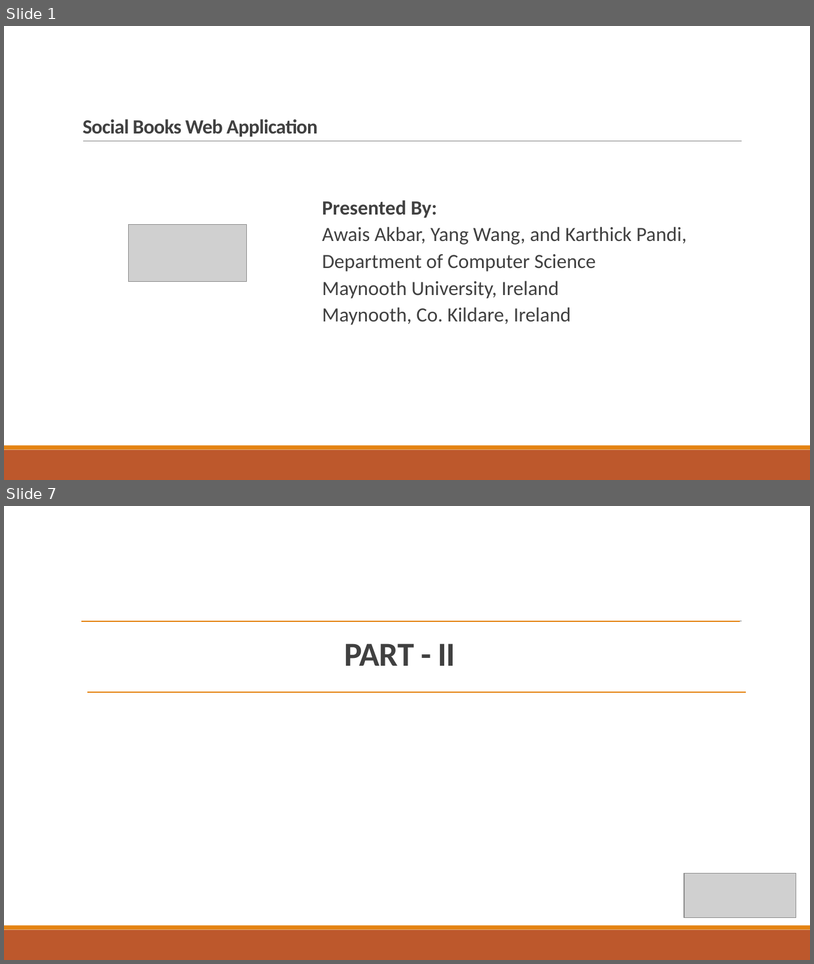
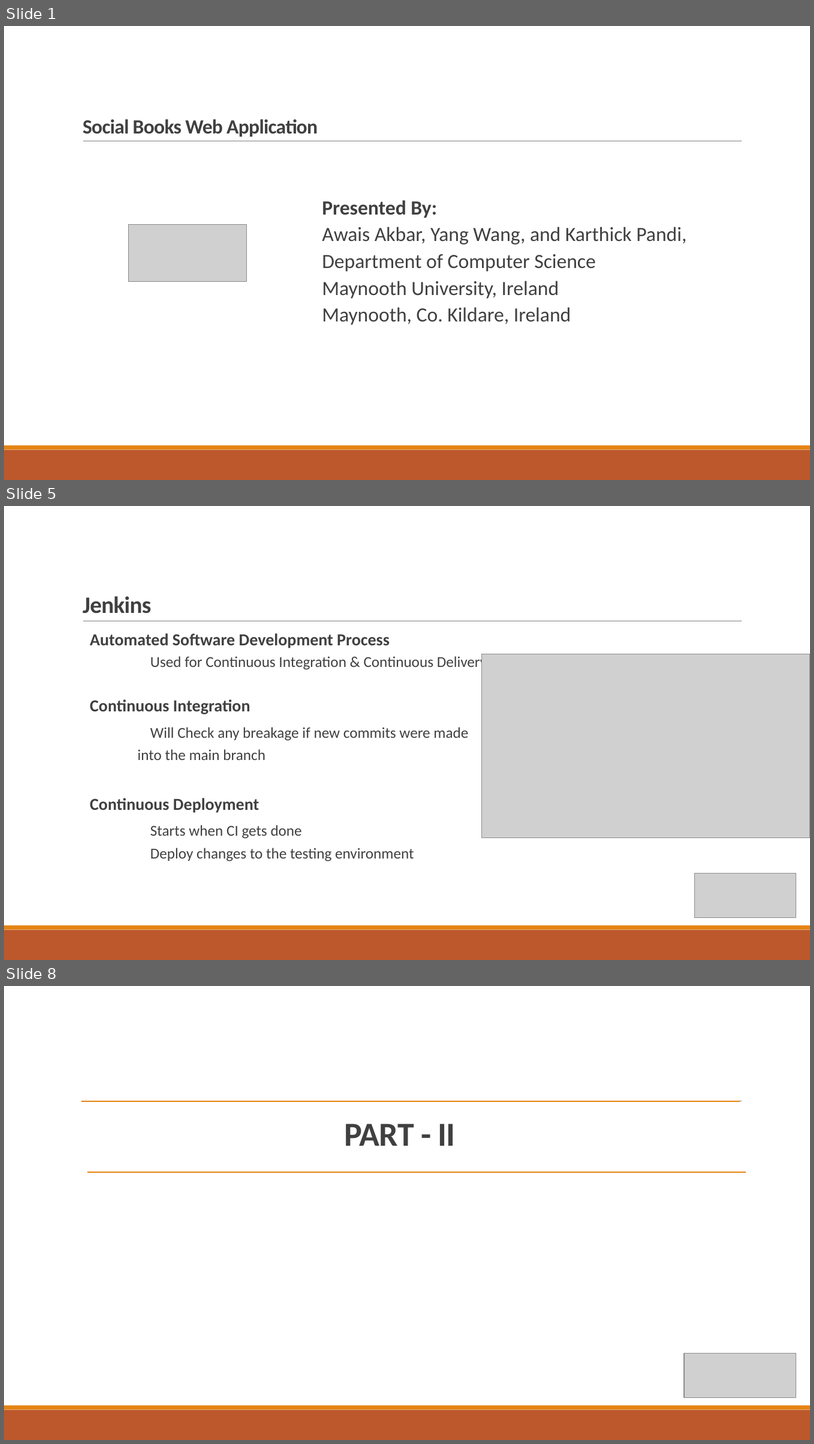
Before and after one commit to wangyang325/CS615Project, a slide deck: Presentation/CS615 Group Presentation.pptx. Shown one above the other, each under a label of ours: slides 1 and 7 before the commit, slides 1, 5 and 8 after it; the slides between them are not shown. The pictures are 814x964 and 814x1444 pixels, drawn with LibreOffice and Linux fonts; fonts in the diff are those of the drawing; grey boxes stand for pictures. Boxes give left, top, right and bottom in pixels: in the first picture for what was removed or moved away, otherwise in the second. Text is boxed around its words. In the diff, an @@ line names an element or a change of style, - is before the commit and + after.

```diff
--- a/Presentation/CS615 Group Presentation.pptx
+++ b/Presentation/CS615 Group Presentation.pptx
@@ slide 5 added at (4,506,810,960), background #FFFFFF; not listed: 3 template elements that a slide beside it also shows @@
@@ title added at (83,596,151,613), 28 pt, text #404040, bold @@
+Jenkins
@@ text added at (90,633,487,861), 18 pt, text #404040 @@
+  Automated Software Development Process
+  Used for Continuous Integration & Continuous Delivery
+  Continuous Integration
+  Will Check any breakage if new commits were made
+  into the main branch
+  Continuous Deployment
+  Starts when CI gets done
+  Deploy changes to the testing environment
@@ picture added at (483,654,810,838) @@
@@ picture added at (695,873,796,918) @@
@@ what was slide 7 is now slide 8 @@
```
Also in this commit, not shown: 11 slides changed, 2 other slides added, 1 slide removed, 1 other file.
